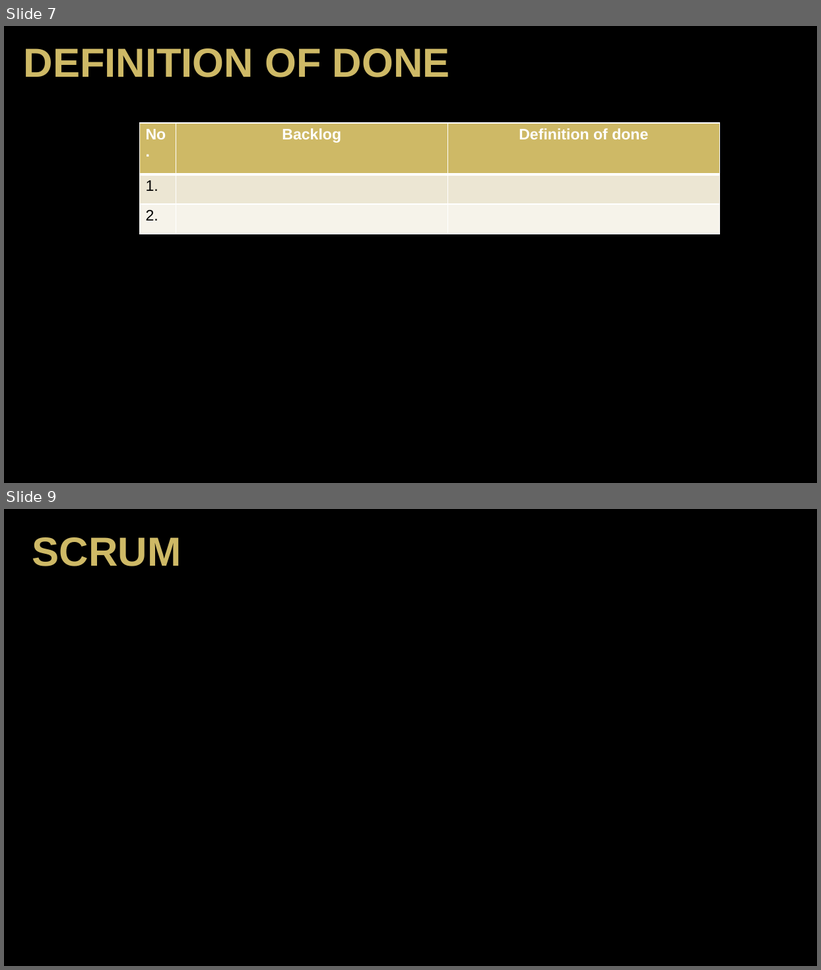
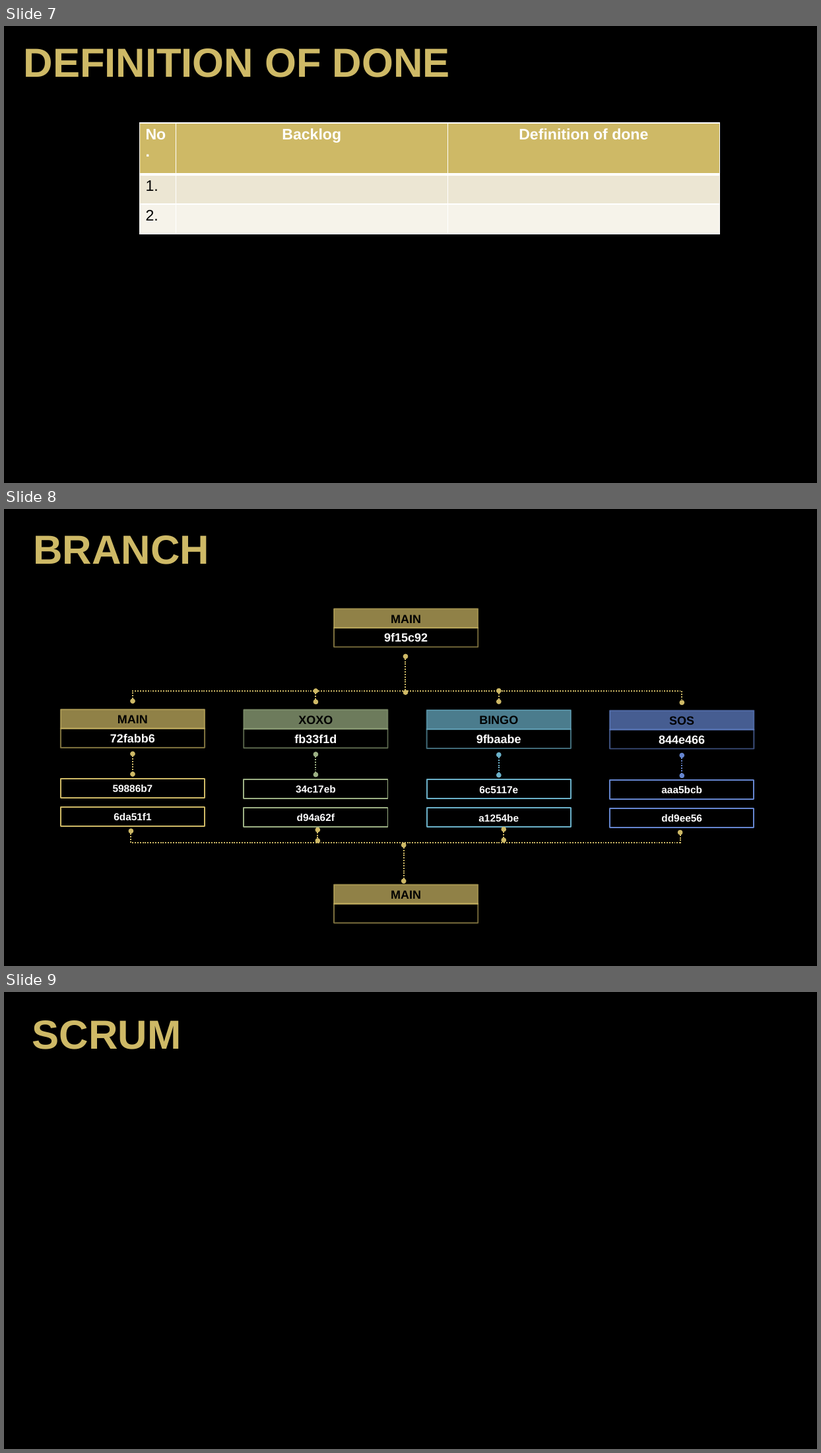
Before and after one commit to wwi150n/SCA_Games, a slide deck: PPT_Hames.pptx. Shown one above the other, each under a label of ours: slides 7 and 9 before the commit, slides 7, 8 and 9 after it; the slides between them are not shown. The pictures are 821x970 and 821x1453 pixels, drawn with LibreOffice and Linux fonts; fonts in the diff are those of the drawing. Boxes give left, top, right and bottom in pixels: in the first picture for what was removed or moved away, otherwise in the second. Text is boxed around its words. In the diff, an @@ line names an element or a change of style, - is before the commit and + after.

```diff
--- a/PPT_Hames.pptx
+++ b/PPT_Hames.pptx
@@ slide 8 added at [4,509,817,966], background #000000 @@
@@ text added at [33,535,209,564], 48 pt, text #CEB966, bold @@
+BRANCH
@@ rectangle added at [334,609,478,628], fill #CEB966 at 70% opacity, outline #CEB966 1.5 pt, 14 pt, text #000000, bold @@
+MAIN
@@ rectangle added at [334,628,478,648], outline #CEB966 1.5 pt, 14 pt, text #FFFFFF, bold @@
+9f15c92
@@ freeform shape added at [406,657,411,692], outline #CEB966 1.5 pt dashed @@
@@ freeform shape added at [133,691,682,703], outline #CEB966 1.5 pt dashed @@
@@ freeform shape added at [316,691,316,702], outline #CEB966 1.5 pt dashed @@
@@ freeform shape added at [499,691,499,702], outline #CEB966 1.5 pt dashed @@
@@ rectangle added at [61,710,205,729], fill #CEB966 at 70% opacity, outline #CEB966 1.5 pt, 14 pt, text #000000, bold @@
+MAIN
@@ rectangle added at [244,710,387,730], fill #9CB084 at 70% opacity, outline #9CB084 1.5 pt, 14 pt, text #000000, bold @@
+XOXO
@@ rectangle added at [426,710,571,730], fill #6BB1C9 at 70% opacity, outline #6BB1C9 1.5 pt, 14 pt, text #000000, bold @@
+BINGO
@@ rectangle added at [611,711,754,730], fill #6585CF at 70% opacity, outline #6585CF 1.5 pt, 14 pt, text #000000, bold @@
+SOS
@@ rectangle added at [61,729,205,748], outline #CEB966 1.5 pt, 14 pt, text #FFFFFF, bold @@
+72fabb6
@@ rectangle added at [244,729,387,749], outline #9CB084 1.5 pt, 14 pt, text #FFFFFF, bold @@
+fb33f1d
@@ rectangle added at [426,729,571,749], outline #6BB1C9 1.5 pt, 14 pt, text #FFFFFF, bold @@
+9fbaabe
@@ rectangle added at [611,730,754,749], outline #6585CF 1.5 pt, 14 pt, text #FFFFFF, bold @@
+844e466
@@ freeform shape added at [133,755,133,774], outline #CEB966 1.5 pt dashed @@
@@ freeform shape added at [316,755,316,775], outline #9CB084 1.5 pt dashed @@
@@ freeform shape added at [499,755,499,775], outline #6BB1C9 1.5 pt dashed @@
@@ freeform shape added at [682,755,682,776], outline #6585CF 1.5 pt dashed @@
@@ rectangle added at [61,779,205,798], outline #CEB966 1.5 pt, 12 pt, text #FFFFFF, bold @@
+59886b7
@@ rectangle added at [244,779,387,798], outline #9CB084 1.5 pt, 12 pt, text #FFFFFF, bold @@
+34c17eb
@@ rectangle added at [426,780,571,799], outline #6BB1C9 1.5 pt, 12 pt, text #FFFFFF, bold @@
+6c5117e
@@ rectangle added at [611,780,754,799], outline #6585CF 1.5 pt, 12 pt, text #FFFFFF, bold @@
+aaa5bcb
@@ rectangle added at [61,807,205,826], outline #CEB966 1.5 pt, 12 pt, text #FFFFFF, bold @@
+6da51f1
@@ rectangle added at [244,808,387,827], outline #9CB084 1.5 pt, 12 pt, text #FFFFFF, bold @@
+d94a62f
@@ rectangle added at [426,809,571,827], outline #6BB1C9 1.5 pt, 12 pt, text #FFFFFF, bold @@
+a1254be
@@ rectangle added at [611,809,754,827], outline #6585CF 1.5 pt, 12 pt, text #FFFFFF, bold @@
+dd9ee56
@@ freeform shape added at [131,831,680,843], outline #CEB966 1.5 pt dashed @@
@@ freeform shape added at [318,830,318,842], outline #CEB966 1.5 pt dashed @@
@@ freeform shape added at [504,830,504,841], outline #CEB966 1.5 pt dashed @@
@@ freeform shape added at [404,846,409,882], outline #CEB966 1.5 pt dashed @@
@@ rectangle added at [334,885,478,904], fill #CEB966 at 70% opacity, outline #CEB966 1.5 pt, 14 pt, text #000000, bold @@
+MAIN
@@ rectangle added at [334,904,478,923], outline #CEB966 1.5 pt @@
```
Also in this commit, not shown: 2 slides changed, 1 slide removed.
